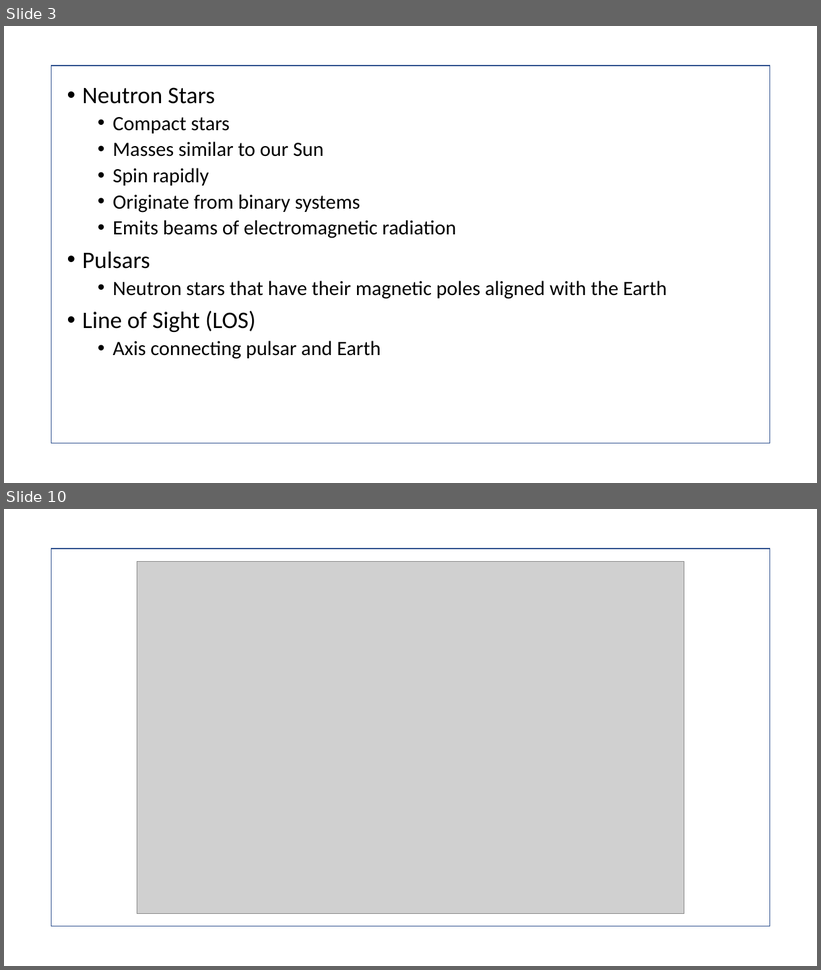
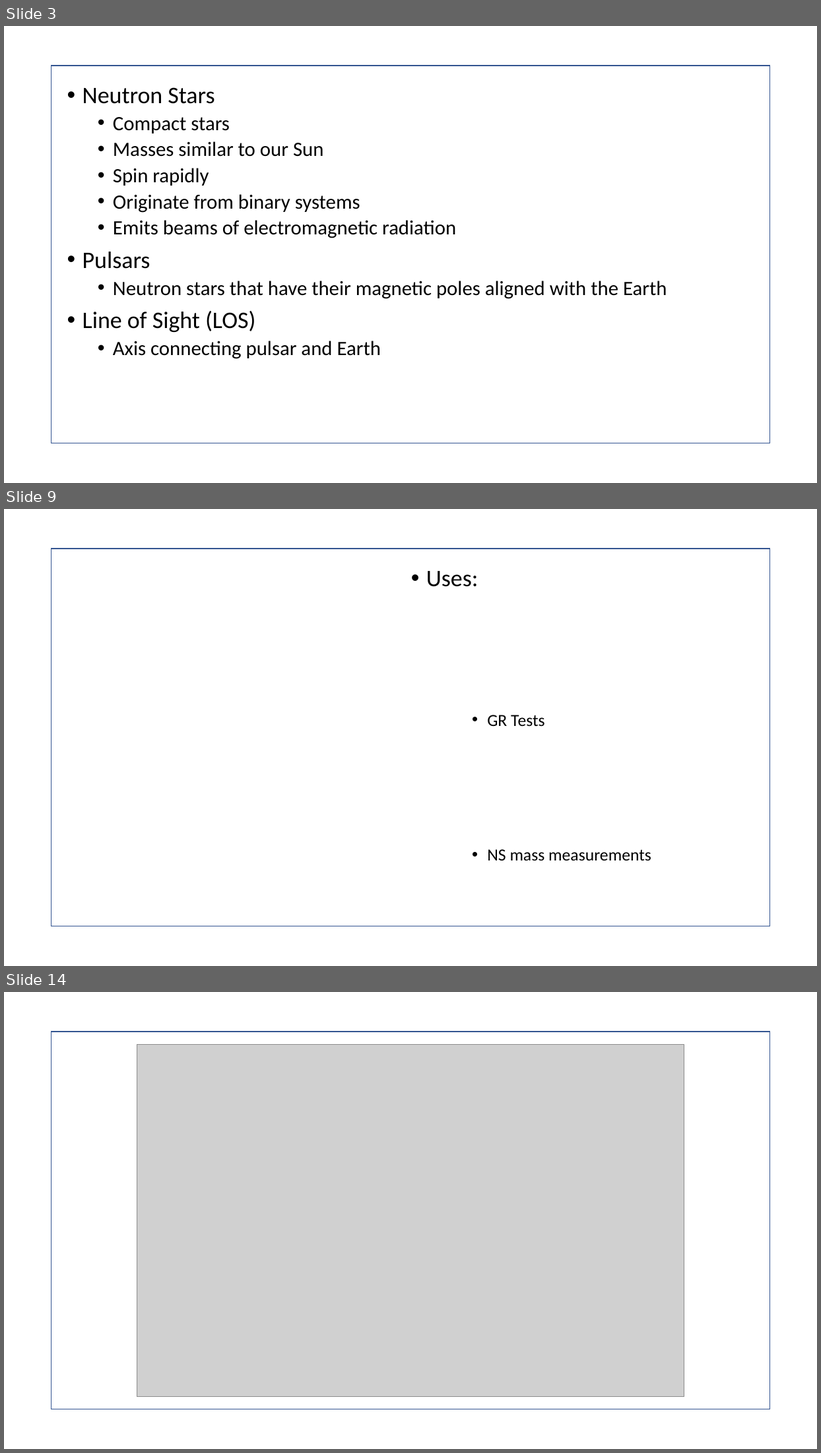
Before and after one commit to T-Rutt/presentation, a slide deck: The Shapiro Delay.pptx. Shown one above the other, each under a label of ours: slides 3 and 10 before the commit, slides 3, 9 and 14 after it; the slides between them are not shown. The pictures are 821x970 and 821x1453 pixels, drawn with LibreOffice and Linux fonts; fonts in the diff are those of the drawing; grey boxes stand for pictures; background and template pictures are left out. Boxes give left, top, right and bottom in pixels: in the first picture for what was removed or moved away, otherwise in the second. Text is boxed around its words. In the diff, an @@ line names an element or a change of style, - is before the commit and + after.

```diff
--- a/The Shapiro Delay.pptx
+++ b/The Shapiro Delay.pptx
@@ slide 9 added at bbox=[4, 509, 817, 966], background picture (left out) @@
@@ rectangle added at bbox=[52, 549, 770, 927], fill #FFFFFF at 90% opacity, outline #325491 1 pt @@
@@ text added at bbox=[426, 571, 651, 861], 20 pt, text #000000 @@
+• Uses:
+    • GR Tests
+    • NS mass measurements
@@ what was slide 10 is now slide 14 @@
```
Also in this commit, not shown: 12 slides changed, 6 other slides added, 3 slides removed, 1 other file.
